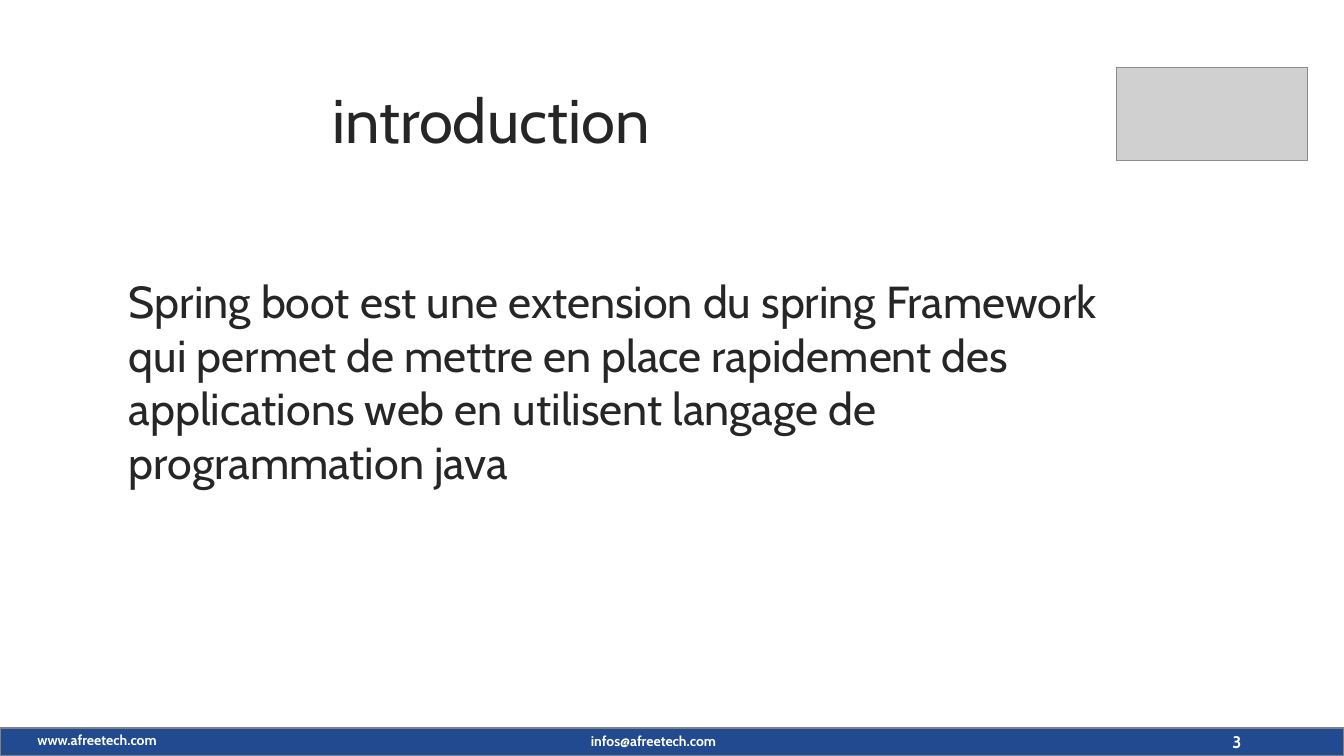
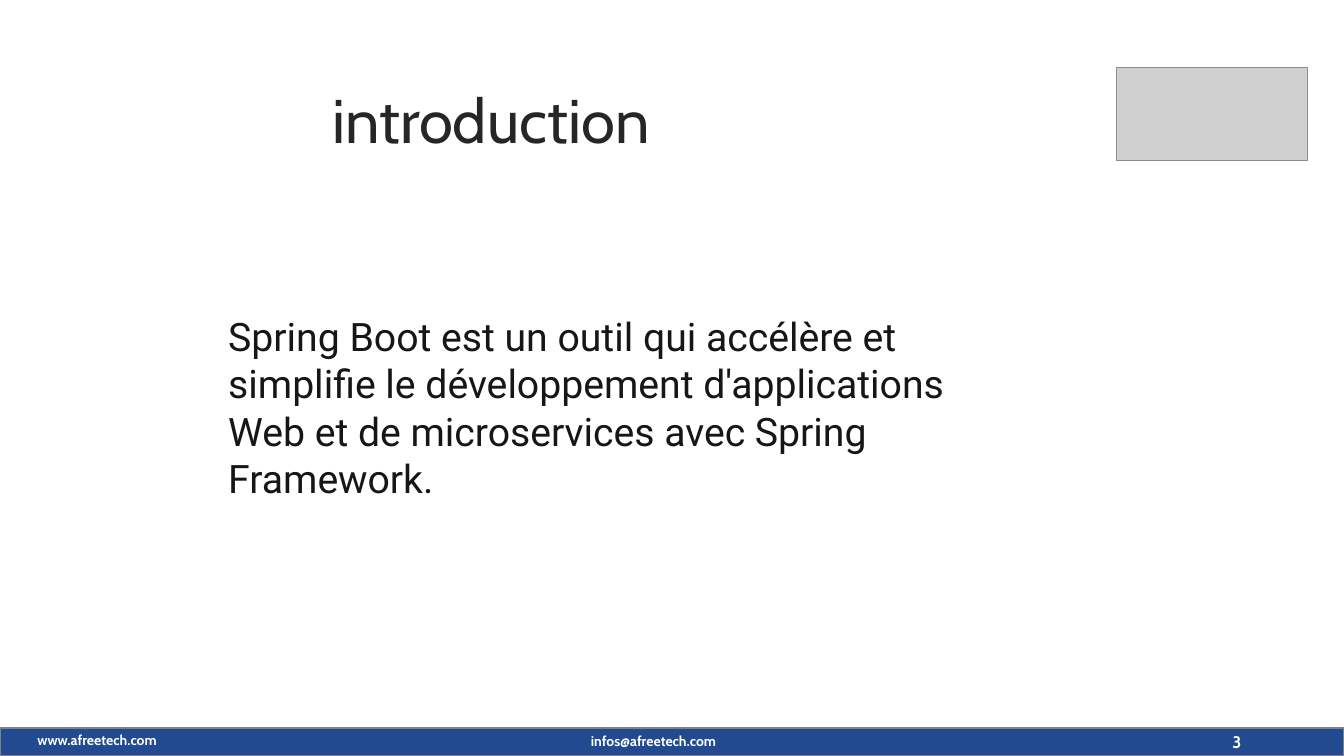
Before and after one commit to maximedorlin/maximedorlin, a slide deck: slide 3 of sprint boot.pptx. Drawn at 1344x756 pixels with LibreOffice and Linux fonts; fonts in the diff are those of the drawing; grey boxes stand for pictures; background and template pictures are left out. Boxes give left, top, right and bottom in pixels: in the first picture for what was removed or moved away, otherwise in the second. Text is boxed around its words. In the diff, an @@ line names an element or a change of style, - is before the commit and + after.

```diff
--- a/sprint boot.pptx
+++ b/sprint boot.pptx
@@ text removed at (129,284,1097,489) @@
-Spring boot est une extension du spring Framework qui permet de mettre en place rapidement des applications web en utilisent langage de programmation java
@@ text added at (228,321,944,494), 28 pt, text #161616 @@
+Spring Boot est un outil qui accélère et simplifie le développement d'applications Web et de microservices avec Spring Framework.
```
Also in this commit, not shown: 7 other slides changed, 3 slides added, 5 slides removed.
